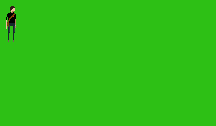
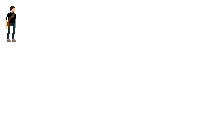
Comparing the layer stacks of the two (216, 126) images. Changes:
renamed "Layer 3" to "roy_base", painted on it over [6,6,17,43]
hid "Color Fill 1", unmasked it over [0,0,216,126]
